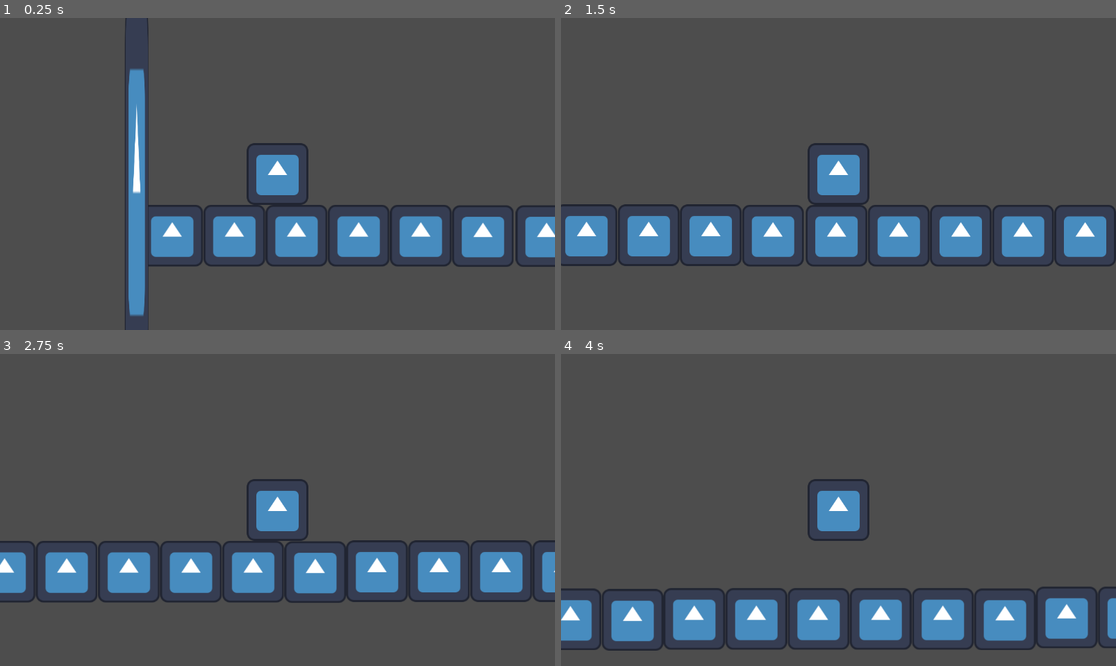
Above: before the commit, frames 1-4 (two rows, left to right).
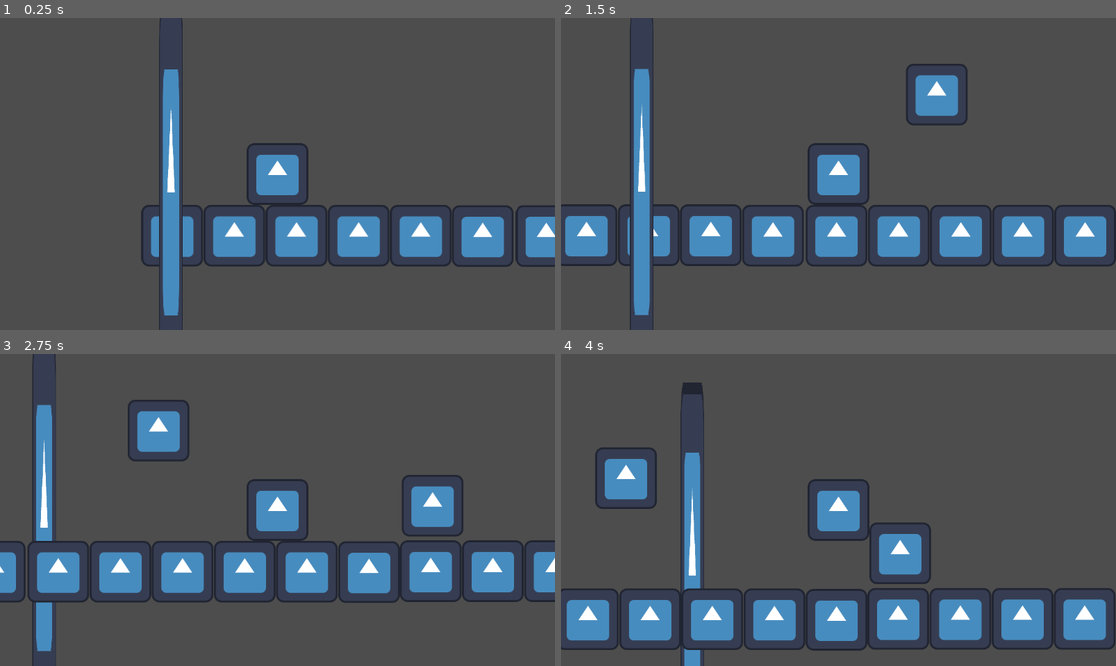
Above: after the commit, the same moments.

Repository: Talen400/42-gd-jam
Game: Godot game, scene res://scenes/world.tscn
Same seed, same stepped clock (60 frames per second), same inputs: the game is played once before the commit and once after it. The engine's default icon, where the game draws it, is replaced by a stand-in: a white triangle on a blue panel in a dark square.
Inputs:
- Up to frame 1 (0.25 s): no input
- Up to frame 2 (1.5 s): tap Space (jump) at 0.77 s
- Up to frame 3 (2.75 s): tap Space (jump) at 1.52 s
- Up to frame 4 (4 s): tap Space (jump) at 3.02, 3.77 s

The runs differ from the first frame. In frame 1, 5.2% of the frame differs, in the area x 22-100%, y 0-100%; in frame 2, 3.8%; in frame 3, 12%; in frame 4, 15%, in the area x 0-100%, y 9-100%.

Commit message:
feat(shader): add glitch effect shader

Diff:
--- a/scenes/death_wall.tscn
+++ b/scenes/death_wall.tscn
@@ -1,10 +1,19 @@
-[gd_scene format=3 uid="uid://dfim6n1m6qciq"]
+[gd_scene format=3 uid="uid://dinbbxs8u1lrh"]
 
 [ext_resource type="Script" uid="uid://cfsje63x1dla5" path="res://scripts/death_wall.gd" id="1_flqnd"]
 [ext_resource type="Texture2D" uid="uid://ljgammoqfq2h" path="res://icon.svg" id="2_mbltr"]
+[ext_resource type="Shader" uid="uid://gxpqlsbhlrl5" path="res://shaders/glitch.gdshader" id="2_ohfom"]
 
 [sub_resource type="RectangleShape2D" id="RectangleShape2D_mbltr"]
 size = Vector2(29, 730)
+
+[sub_resource type="ShaderMaterial" id="ShaderMaterial_ohfom"]
+shader = ExtResource("2_ohfom")
+shader_parameter/glitch_noise_tex = ExtResource("2_mbltr")
+shader_parameter/shake_power = 0.03
+shader_parameter/shake_rate = 0.2
+shader_parameter/shake_speed = 5.0
+shader_parameter/chromatic_aberration = 0.01
 
 [node name="death_wall" type="Area2D" unique_id=715483078 groups=["players"]]
 script = ExtResource("1_flqnd")
@@ -15,6 +24,7 @@
 debug_color = Color(0.8517677, 0.29260057, 0.5898715, 0.41960785)
 
 [node name="Sprite2D" type="Sprite2D" parent="." unique_id=1863853703]
+material = SubResource("ShaderMaterial_ohfom")
 position = Vector2(-13.499999, 329)
 scale = Vector2(0.38281247, 6.078125)
 texture = ExtResource("2_mbltr")
--- a/scenes/world.tscn
+++ b/scenes/world.tscn
@@ -82,3 +82,9 @@
 
 [node name="Flood6" parent="Flood12/Flood6" unique_id=636494989 instance=ExtResource("1_nnsk1")]
 position = Vector2(773, -3)
+
+[node name="Flood13" parent="." unique_id=947053081 instance=ExtResource("1_nnsk1")]
+position = Vector2(1049, 139)
+
+[node name="Flood14" parent="." unique_id=1319312615 instance=ExtResource("1_nnsk1")]
+position = Vector2(1618, 295)
--- a/scripts/death_wall.gd
+++ b/scripts/death_wall.gd
@@ -1,6 +1,6 @@
 extends Area2D
 
-@export var velocity = 15
+@export var velocity = 300
 
 
 func _process(delta: float) -> void:
--- /dev/null
+++ b/shaders/glitch.gdshader
@@ -0,0 +1,32 @@
+shader_type canvas_item;
+
+// Adicionado 'hint_default_white' para o jogo não quebrar caso o slot fique vazio
+uniform sampler2D glitch_noise_tex : hint_default_white, filter_nearest, repeat_enable;
+
+uniform float shake_power : hint_range(0.0, 0.1) = 0.03;
+uniform float shake_rate : hint_range(0.0, 1.0) = 0.2;
+uniform float shake_speed : hint_range(0.0, 10.0) = 5.0;
+uniform float chromatic_aberration : hint_range(0.0, 0.1) = 0.01;
+
+float random(vec2 st) {
+    return fract(sin(dot(st.xy, vec2(12.9898, 78.233))) * 43758.5453123);
+}
+
+void fragment() {
+    float enable_shift = float(random(vec2(trunc(TIME * shake_speed), 2.0)) < shake_rate);
+
+    // Mudamos de SCREEN_UV para UV (coordenada local do Sprite)
+    vec2 fixed_uv = UV;
+
+    if (enable_shift > 0.5) {
+        float noise_lookup = texture(glitch_noise_tex, vec2(UV.y, TIME)).r;
+        fixed_uv.x += (noise_lookup - 0.5) * shake_power;
+    }
+
+    // Mudamos de SCREEN_TEXTURE para TEXTURE (textura original do seu Sprite)
+    vec4 color_r = texture(TEXTURE, vec2(fixed_uv.x - chromatic_aberration * enable_shift, fixed_uv.y));
+    vec4 color_g = texture(TEXTURE, fixed_uv);
+    vec4 color_b = texture(TEXTURE, vec2(fixed_uv.x + chromatic_aberration * enable_shift, fixed_uv.y));
+
+    COLOR = vec4(color_r.r, color_g.g, color_b.b, color_g.a);
+}
Not shown: 1 places in scenes/world.tscn that only renumber resources
Not shown, added: shaders/glitch.gdshader.uid
